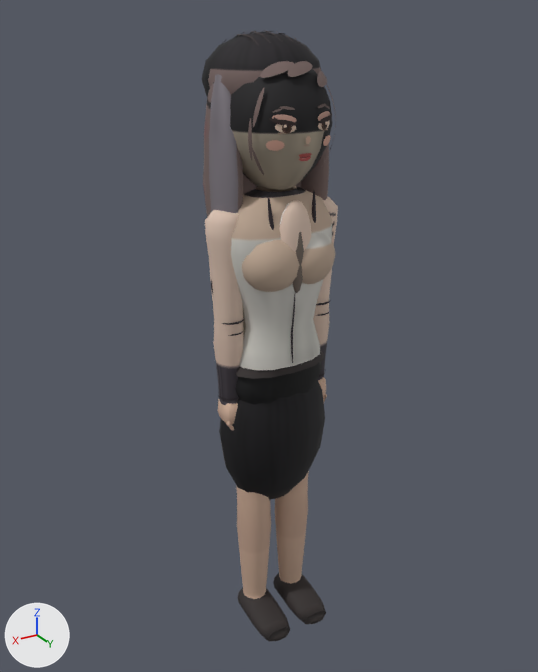
Before and after pictures for a commit that changed the glTF model assets/roster/models/yusehui_a.glb.
Before and after are seen from a camera (50 mm lens) standing at (1.115, 1.831, 1.967) and looking at (-0.012, -0.046, 1.028). The axes (+X, +Y, +Z) are drawn at lower left. The lights are the same throughout. The picture after the commit comes second. Vertices at exactly the same position are counted once.

The older version as bpy lines, for what is in view:
```python
me_mesh_0 = bpy.data.meshes.new('Mesh_0')
me_mesh_0.from_pydata(...)  # 5707 vertices, 10238 faces; spans x -0.22..0.22, y -0.23..0.19, z -0.01..1.93
me_mesh_0.materials.append(mat_material_0)
ob_body = bpy.data.objects.new('Body', me_mesh_0)
ob_body.location = (0.0, 0.0, 0.0)
```
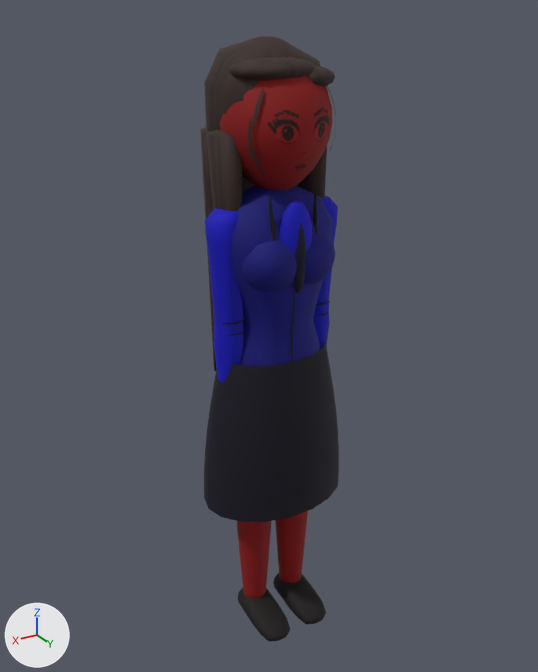
Diff of the bpy script that builds the scene:
```diff
--- a/assets/roster/models/yusehui_a.glb.py
+++ b/assets/roster/models/yusehui_a.glb.py
@@ me_mesh_0 @@
 # used by ob_body; location = (0.0, 0.0, 0.0)
-me_mesh_0.from_pydata(...)  # 5707 vertices, 10238 faces; spans x -0.22..0.22, y -0.23..0.19, z -0.01..1.93
+me_mesh_0.from_pydata(...)  # 4276 vertices, 7988 faces; spans x -0.25..0.25, y -0.2..0.19, z -0.01..1.92
+# me_mesh_0 part 1: a new loose piece of 126 vertices spanning x -0.25..0.25, y -0.18..0.18, z 0.49..1.01, in mat_material_0
+# me_mesh_0 part 2: 28 loose pieces with 1204 vertices, spanning x -0.1..0.1, y 0.14..0.17, z 1.61..1.75, are deleted
+# me_mesh_0 part 3: 194 vertices moved from x -0.19..0.19, y -0.13..0.16, z 0.78..1.87 to x -0.18..0.18, y -0.13..0.16, z 0.8..1.87; 1767 vertices removed from x -0.19..0.19, y -0.23..0.17, z 0.45..1.93; 1414 vertices added at x -0.19..0.19, y -0.2..0.16, z 0.8..1.92
+# me_mesh_0 part 4: 4296 kept faces spanning x -0.22..0.22, y -0.13..0.19, z -0.01..1.8 get new vertex colours
 me_mesh_0.materials.append(mat_material_0)
```

Boxes [x1, y1, x2, y2] around the edits, measured in the pictures (538 x 672 px; the box of a moved part takes in the faces that stretch with it):
'Body', reshaped: before [202, 30, 338, 642]; after [200, 36, 339, 642]
part 1 of me_mesh_0, added: after [204, 342, 339, 522]
part 2 of me_mesh_0, deleted: before [269, 103, 332, 161]
part 3 of me_mesh_0, moved or reshaped: before [202, 30, 332, 500]; after [200, 36, 335, 371]
part 4 of me_mesh_0, recoloured (darker): [205, 88, 338, 642] in both
